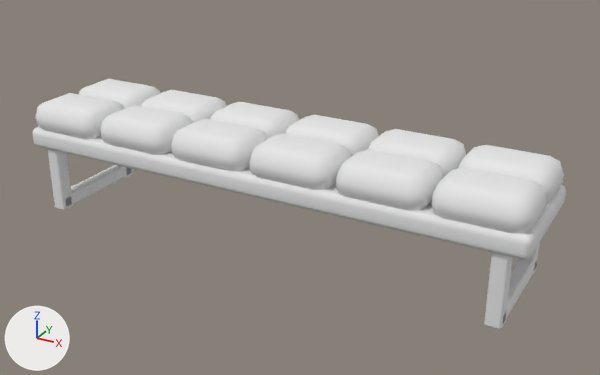
An edit to the glTF model assets/rooms/clothing_store_a/black_tufted_bench.glb, drawn before and after from the same camera.
Both versions are drawn from a camera (50 mm lens) standing at (1.66, -2.81, 1.67) and looking at (0.1, 0.02, 0.26). Lighting does not change. The marker at lower left points along +X, +Y and +Z. The older version comes first. Vertices at exactly the same position are counted once.

Objects in the first picture: 'black_tufted_bench.001'.
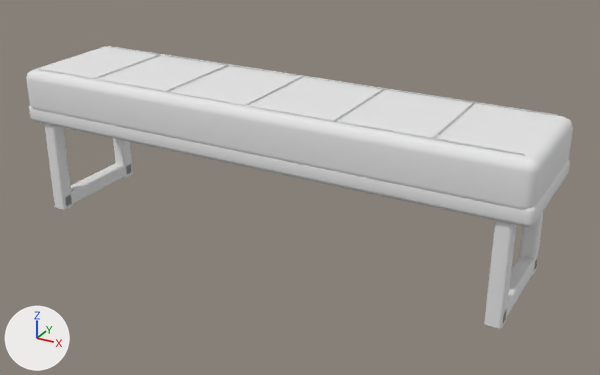
Location of each change, (x1, y1, x2, y2) in pixels of the pictures (600 x 375 px; the box of a moved part takes in the faces that stretch with it):
'black_tufted_bench.001', reshaped (13% taller)
    before: (32, 79, 566, 329)
    after: (26, 46, 573, 329)
part 1 of me_black_tufted_bench_mobile, moved or reshaped
    before: (32, 127, 566, 259)
    after: (26, 46, 573, 210)
part 2 of me_black_tufted_bench_mobile, deleted
    before: (100, 90, 466, 211)
part 3 of me_black_tufted_bench_mobile, moved or reshaped
    before: (36, 79, 564, 328)
    after: (29, 46, 570, 328)
part 4 of me_black_tufted_bench_mobile, added
    after: (166, 64, 229, 91)
part 5 of me_black_tufted_bench_mobile, added
    after: (245, 76, 303, 105)
part 6 of me_black_tufted_bench_mobile, added
    after: (334, 88, 385, 120)

What the commit changed:
me_black_tufted_bench_mobile is used by ob_black_tufted_bench_001; location (0.0, 0.0, 0.0).
me_black_tufted_bench_mobile had 1064 vertices, 2052 faces and spanned x -1.14..1.14, y -0.27..0.27, z 0.0..0.52.
me_black_tufted_bench_mobile now has 894 vertices, 1468 faces and spans x -1.14..1.14, y -0.28..0.28, z 0.0..0.68.
me_black_tufted_bench_mobile part 1: the loose piece of 56 vertices spanning x -1.14..1.14, y -0.27..0.27, z 0.3..0.4 is scaled about its middle by (0.989, 0.989, 2.29), then moved by (0.0, 0.0, 0.22).
me_black_tufted_bench_mobile part 2: 8 loose pieces with 448 vertices, spanning x -0.76..0.76, y -0.27..0.27, z 0.36..0.52, are deleted.
me_black_tufted_bench_mobile part 3: 14 vertices moved within x -1.07..1.07, y -0.24..0.24, z 0.07; 374 vertices removed from x -1.14..1.14, y -0.27..0.27, z 0.01..0.52; 394 vertices added at x -1.14..1.14, y -0.27..0.27, z 0.02..0.68.
me_black_tufted_bench_mobile part 4: 86 vertices added at x -0.38..-0.37, y -0.23..0.23, z 0.67..0.68.
me_black_tufted_bench_mobile part 5: 86 vertices added at x 0.0..0.01, y -0.23..0.23, z 0.67..0.68.
me_black_tufted_bench_mobile part 6: 86 vertices added at x 0.38..0.39, y -0.23..0.23, z 0.67..0.68.
